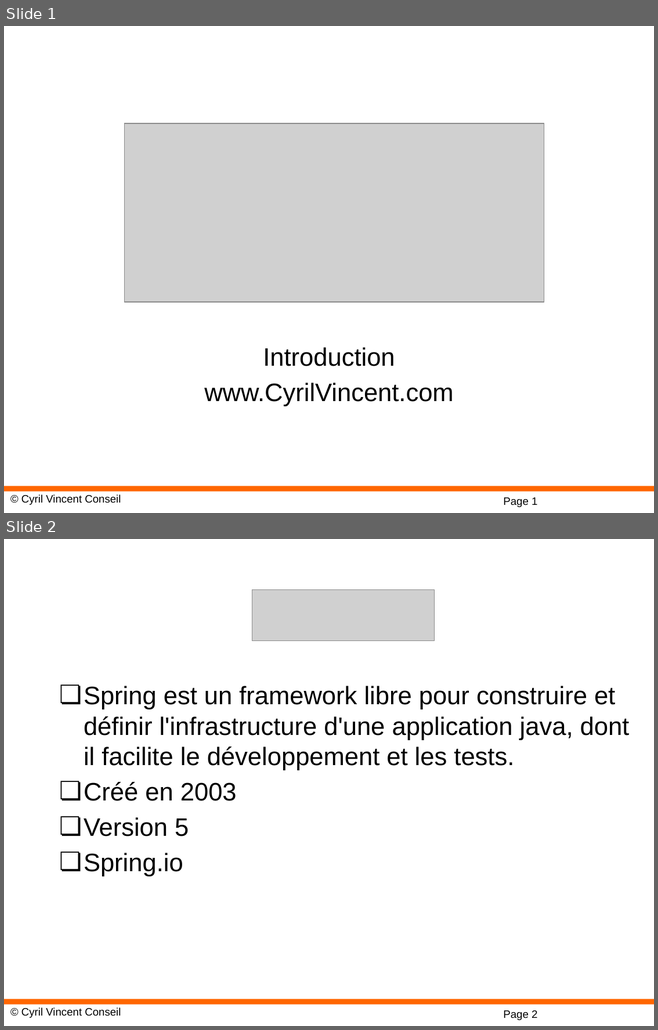
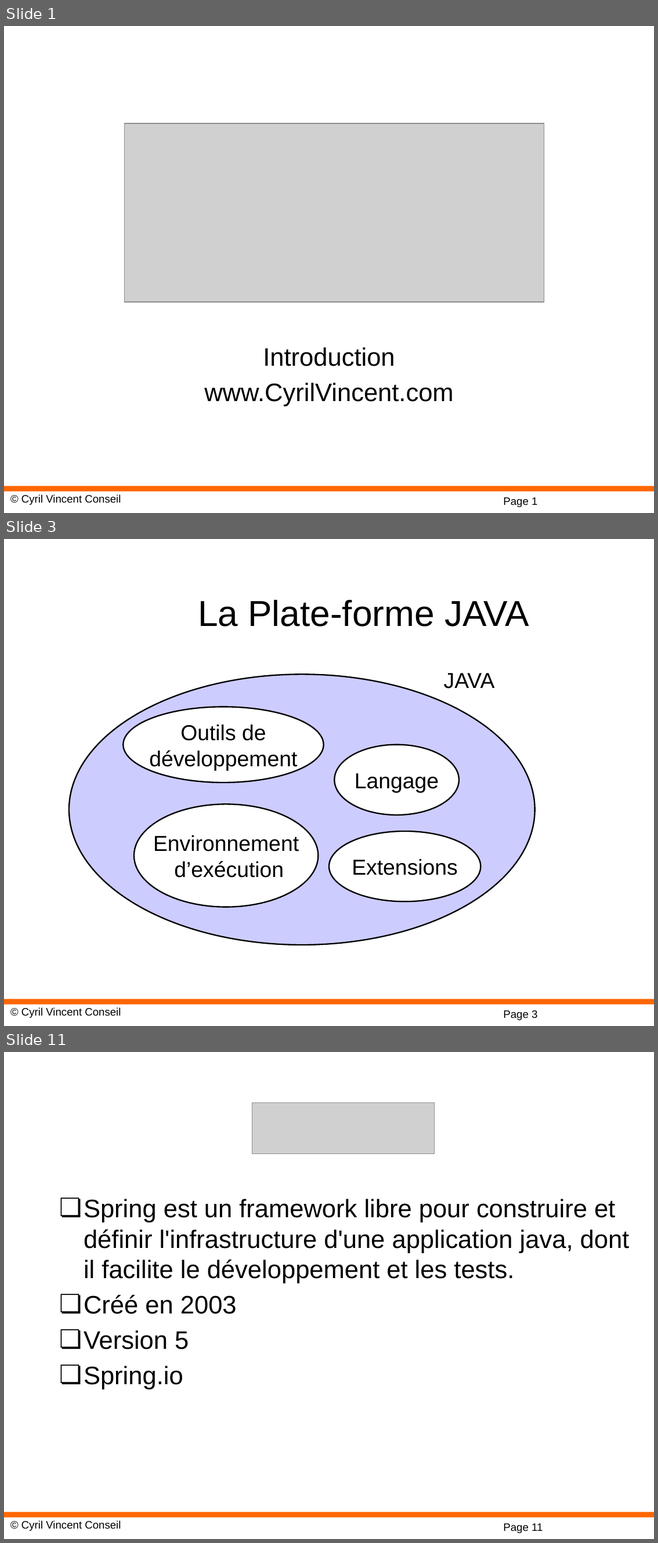
Before and after one commit to cyrilvincent/spring, a slide deck: ppt/01-SpringIntro.pptx. Shown one above the other, each under a label of ours: slides 1 and 2 before the commit, slides 1, 3 and 11 after it; the slides between them are not shown. The pictures are 658x1030 and 658x1543 pixels, drawn with LibreOffice and Linux fonts; fonts in the diff are those of the drawing; grey boxes stand for pictures; background and template pictures are left out. Boxes give left, top, right and bottom in pixels: in the first picture for what was removed or moved away, otherwise in the second. Text is boxed around its words. In the diff, an @@ line names an element or a change of style, - is before the commit and + after.

Commit message:
Add Java intro

```diff
--- a/ppt/01-SpringIntro.pptx
+++ b/ppt/01-SpringIntro.pptx
@@ slide 3 added at (x1=4, y1=539, x2=654, y2=1026), background #FFFFFF; not listed: 3 template elements that a slide beside it also shows @@
@@ title added at (x1=198, y1=600, x2=529, y2=627), 40 pt, text #000000 @@
+La Plate-forme JAVA
@@ ellipse added at (x1=69, y1=674, x2=535, y2=945), fill #CCCCFF, outline #000000 1.5 pt @@
@@ text added at (x1=444, y1=673, x2=495, y2=689), 24 pt, text #000000 @@
+JAVA
@@ ellipse added at (x1=123, y1=707, x2=323, y2=783), fill #FFFFFF, outline #000000 1.5 pt, 24 pt, text #000000 @@
+Outils de
+développement
@@ ellipse added at (x1=334, y1=745, x2=459, y2=815), fill #FFFFFF, outline #000000 1.5 pt, 24 pt, text #000000 @@
+Langage
@@ ellipse added at (x1=134, y1=804, x2=318, y2=907), fill #FFFFFF, outline #000000 1.5 pt, 24 pt, text #000000 @@
+Environnement
+d’exécution
@@ ellipse added at (x1=329, y1=831, x2=480, y2=901), fill #FFFFFF, outline #000000 1.5 pt, 24 pt, text #000000 @@
+Extensions
@@ what was slide 2 is now slide 11 @@
@@ page number at (x1=503, y1=1524, x2=542, y2=1533): text changed @@
-Page 2
+Page 11
```
Also in this commit, not shown: 8 other slides added, 3 other files.
